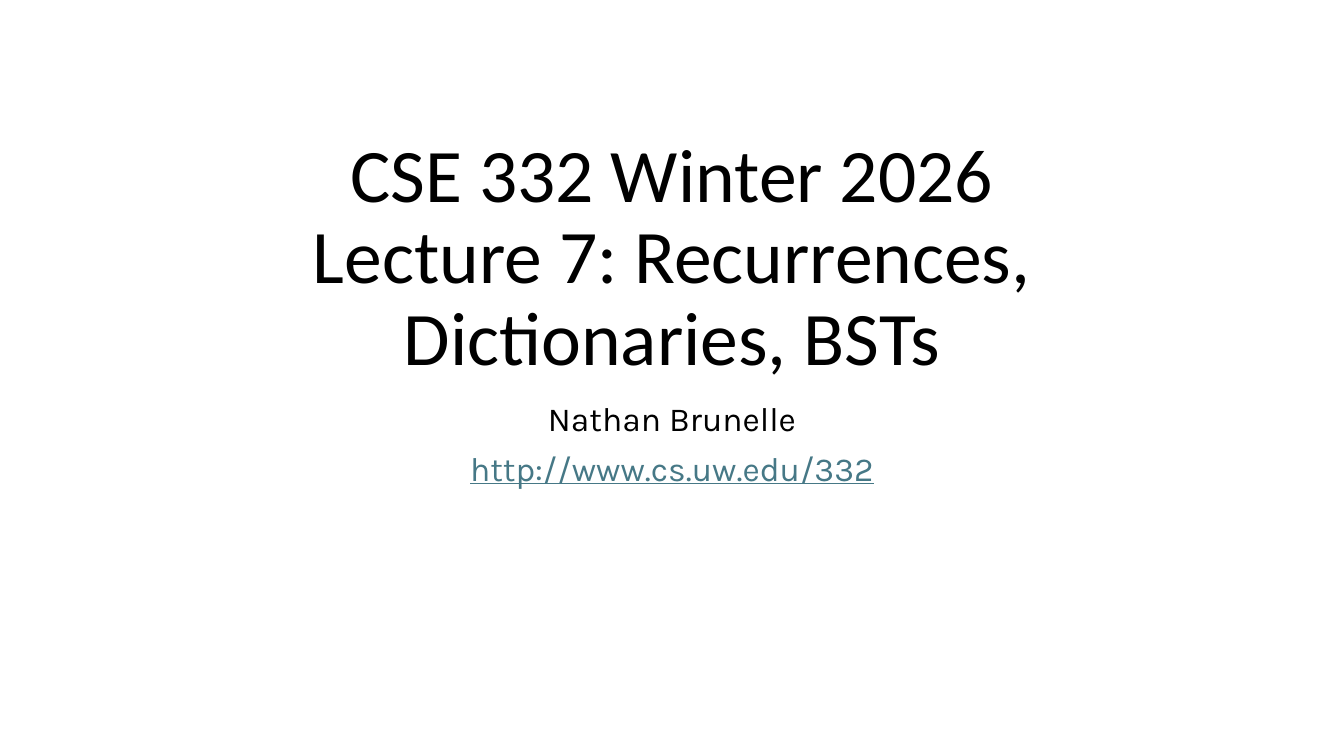
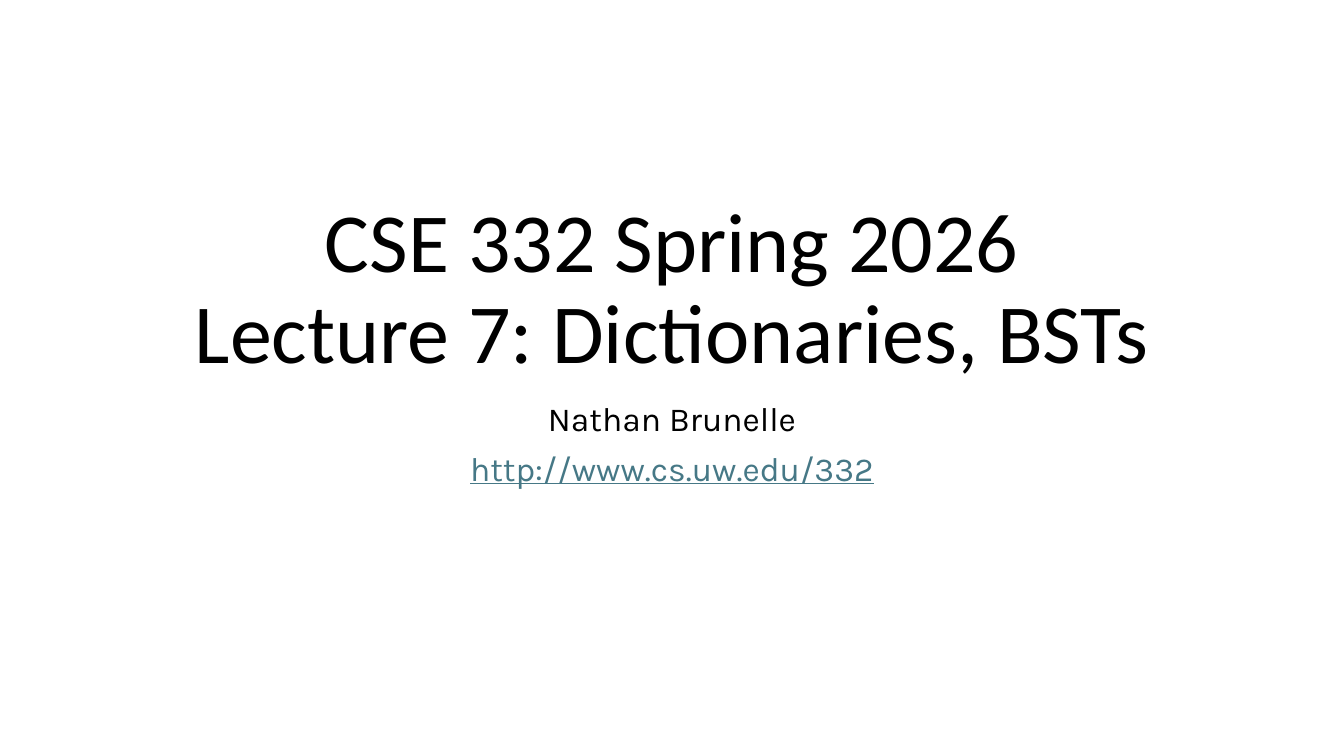
Before and after one commit to natebrunelle/cse332, a slide deck: slide 1 of markdown/files/slides/lecture7_recurrences_dictionaries.pptx. Drawn at 1344x756 pixels with LibreOffice and Linux fonts; fonts in the diff are those of the drawing. Boxes give left, top, right and bottom in pixels: in the first picture for what was removed or moved away, otherwise in the second. Text is boxed around its words. In the diff, an @@ line names an element or a change of style, - is before the commit and + after.

```diff
--- a/markdown/files/slides/lecture7_recurrences_dictionaries.pptx
+++ b/markdown/files/slides/lecture7_recurrences_dictionaries.pptx
@@ title at <box>195,214,1148,374</box>: text changed; size 54 to 60 pt @@
-CSE 332 Winter 2026
-Lecture 7: Recurrences, Dictionaries, BSTs
+CSE 332 Spring 2026
+Lecture 7: Dictionaries, BSTs
```
Also in this commit, not shown: 4 other slides changed, 15 slides added, 13 slides removed, 7 other files.
